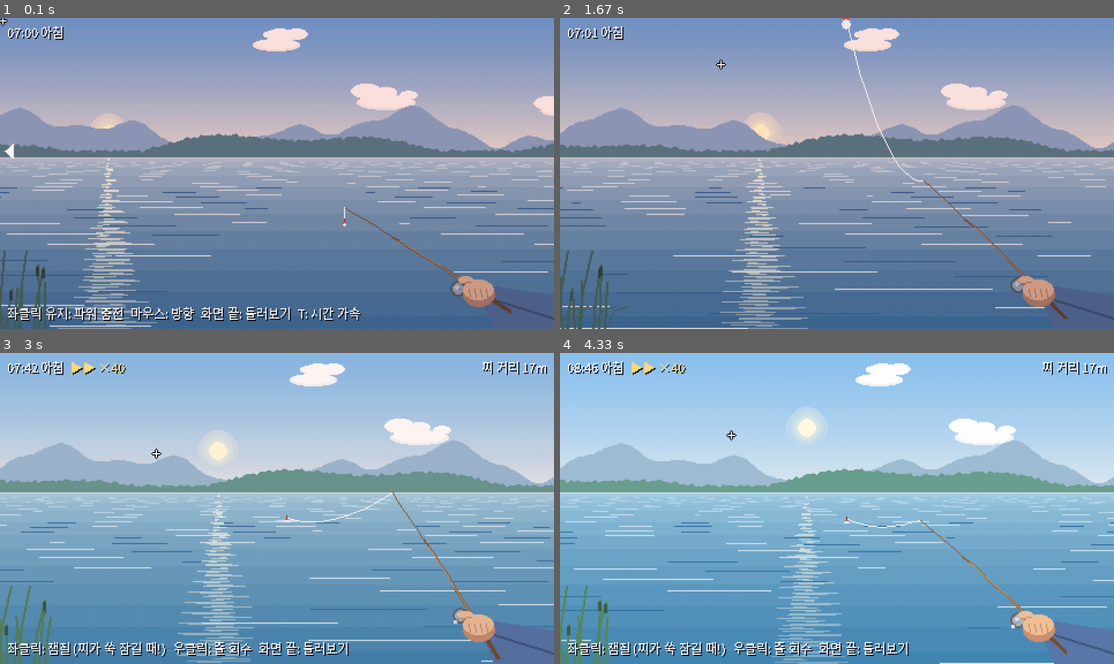
Above: before the commit, frames 1-4 (two rows, left to right).
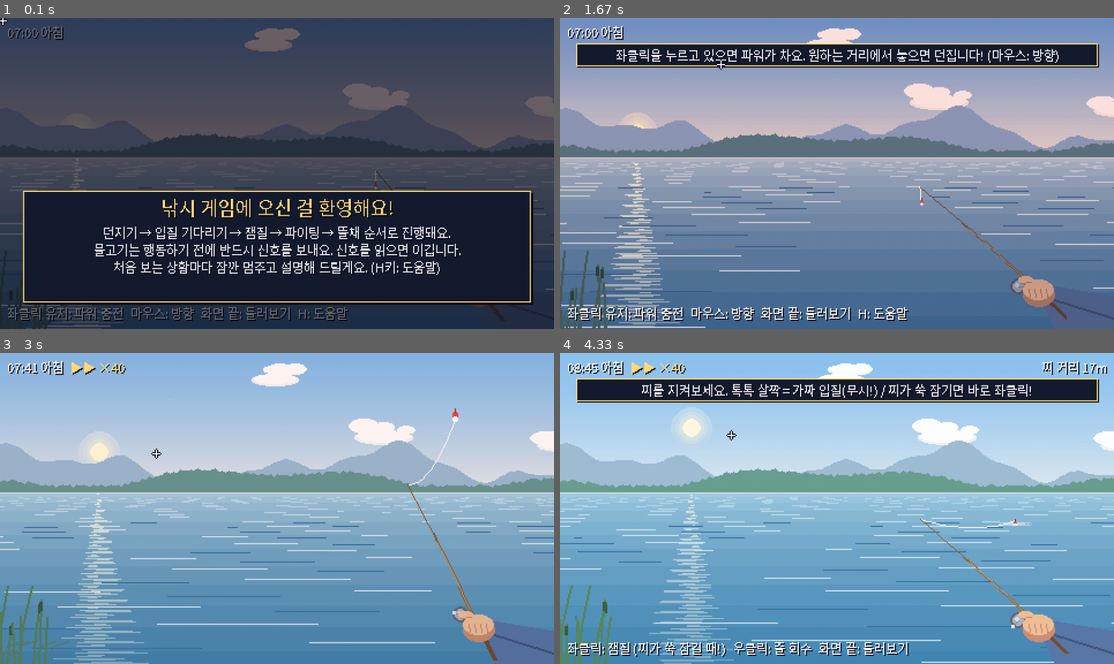
Above: after the commit, the same moments.

Repository: sinsiu60/fishingplanet
Game: pygame game, started from main.py
The game is run twice, just before and just after one commit, with the same random seed, the same clock (stepped at 60 frames per second) and the same inputs.
Inputs (mouse positions are in pixels of both pictures, inside the frame that each line leads up to):
- Up to frame 1 (0.1 s): no input
- Up to frame 2 (1.67 s): move the mouse to (814, 185) at 0.37 s; press the mouse at (692, 58) at 0.87 s; move the mouse to (770, 64) at 0.97 s; release the mouse at (848, 67) at 1.1 s; hold H 1.17-1.47 s; move the mouse to (704, 111) at 1.2 s; press the mouse at (692, 58) at 1.53 s; move the mouse to (720, 64) at 1.63 s
- Up to frame 3 (3 s): release the mouse at (188, 405) at 1.77 s; press the mouse at (132, 393) at 1.87 s; move the mouse to (304, 436) at 1.97 s; release the mouse at (476, 483) at 2.1 s; tap T at 2.17 s; press the mouse at (132, 393) at 2.53 s; move the mouse to (127, 468) at 2.63 s; release the mouse at (121, 542) at 2.77 s; click (155, 452) at 2.92 s
- Up to frame 4 (4.33 s): click (670, 623) at 3.25 s; click (726, 533) at 3.75 s; click (731, 433) at 4.32 s

The runs differ from the first frame. In frame 1, 100% of the frame differs, in the area x 0-100%, y 0-100%; in frame 2, 25%; in frame 3, 19%; in frame 4, 24%.

Commit message:
튜토리얼 추가 + 지친 물고기 감을 때 바늘 빠지는 문제 수정
- 지친/멈춘 물고기를 감는 동안 장력이 초록 구간에 유지되도록 수정
  (기존: 드랙 최대가 아니면 감고 있어도 느슨 구간 → 바늘 빠짐)
- 지친 상태에선 바늘 빠짐 속도 절반, 대신 빨간 구간 줄 손상 0.8 → 1.3
- 튜토리얼: 환영 카드, 캐스팅/입질 가이드 배너, 처음 보는 신호·상황마다
  일시정지 설명 카드(대상 강조), H키 도움말
- 설정 저장(settings.json): 튜토리얼 진행, 화면 흔들림

Co-Authored-By: Claude Opus 5.5 <noreply@anthropic.com>
Claude-Session: https://claude.ai/code/session_01XkZZxEWm7K26sk4a4EAFMF

Diff:
--- a/data/fishing_config.json
+++ b/data/fishing_config.json
@@ -80,7 +80,7 @@
     "rod_align_lateral": 0.5,
     "center_pull_when_opposed": 0.08,
     "max_fish_angle": 0.5,
-    "line_damage_per_tension": 1.0,
+    "line_damage_per_tension": 1.3,
     "line_damage_over100_mult": 2.0,
     "hook_slack_rate": 18,
     "hook_slack_extra_per_tension": 0.6,
@@ -108,7 +108,10 @@
     "screen_shake": true,
     "shake_start_tension": 70,
     "shake_max_px": 2.0,
-    "net_pause_grace_sec": 0.04
+    "net_pause_grace_sec": 0.04,
+    "calm_reel_floor": 8,
+    "calm_reel_floor_per_drag": 12,
+    "hook_slack_mult_calm": 0.5
   },
   "fish_ai": {
     "_설명": "물고기 행동 공통 수치. 종별 값은 fish.json이 우선.",
--- a/src/core/paths.py
+++ b/src/core/paths.py
@@ -39,6 +39,7 @@
 
 
 def save_dir() -> Path:
-    path = _documents_dir() / "FishingPlanet"
+    override = os.environ.get("FISHING_SAVE_DIR")  # 테스트용
+    path = Path(override) if override else _documents_dir() / "FishingPlanet"
     os.makedirs(path, exist_ok=True)
     return path
--- a/src/fishing/fight.py
+++ b/src/fishing/fight.py
@@ -202,6 +202,11 @@
             over = target - self.drag_limit
             payout = over * cfg["payout_speed_per_tension"]
             target = self.drag_limit + over * cfg["drag_overflow_keep"]
+        if reeling and calm:
+            # 지친 물고기를 감는 중엔 물고기 무게만큼 줄이 당겨짐 → 장력은 초록 구간 안에 유지
+            # (드랙 풀림 계산 뒤에 적용: 저항이 없으니 줄은 풀리지 않는다)
+            floor = self.green_low + cfg["calm_reel_floor"] + cfg["calm_reel_floor_per_drag"] * drag_frac
+            target = max(target, floor)
         if b.is_active:
             target += math.sin(self.elapsed * 13.0) * 2.5 + math.sin(self.elapsed * 5.3) * 2.0
         self.target = target
@@ -249,7 +254,10 @@
 
         # 바늘 빠짐 (느슨 구간에서 증가)
         if self.tension < self.green_low:
-            self.hook += (cfg["hook_slack_rate"] + (self.green_low - self.tension) * cfg["hook_slack_extra_per_tension"]) * dt
+            rate = cfg["hook_slack_rate"] + (self.green_low - self.tension) * cfg["hook_slack_extra_per_tension"]
+            if calm:
+                rate *= cfg["hook_slack_mult_calm"]  # 몸부림이 없으니 바늘이 덜 빠짐
+            self.hook += rate * dt
         else:
             self.hook -= cfg["hook_recover_rate"] * dt
         self.hook = clamp(self.hook, 0, 100)
--- /dev/null
+++ b/src/save/settings.py
@@ -0,0 +1,34 @@
+"""설정 저장 (내 문서/FishingPlanet/settings.json). 튜토리얼 진행, 화면 흔들림 등."""
+import json
+
+from src.core.paths import save_dir
+
+DEFAULTS = {"tutorial_seen": [], "screen_shake": True}
+
+
+class Settings:
+    def __init__(self):
+        self.data = dict(DEFAULTS)
+        try:
+            with open(self._path(), encoding="utf-8") as f:
+                self.data.update(json.load(f))
+        except (OSError, ValueError):
+            pass
+
+    @staticmethod
+    def _path():
+        return save_dir() / "settings.json"
+
+    def get(self, key):
+        return self.data.get(key, DEFAULTS.get(key))
+
+    def set(self, key, value) -> None:
+        self.data[key] = value
+        self.save()
+
+    def save(self) -> None:
+        try:
+            with open(self._path(), "w", encoding="utf-8") as f:
+                json.dump(self.data, f, ensure_ascii=False, indent=2)
+        except OSError:
+            pass  # 저장 실패해도 게임은 계속
--- a/src/scene/fishing_scene.py
+++ b/src/scene/fishing_scene.py
@@ -18,17 +18,19 @@
 from src.render.fish_draw import draw_catch_cut, draw_jump, draw_net_scene
 from src.render.palette import Palette
 from src.render.rod import draw_rod, rod_geometry
+from src.save.settings import Settings
 from src.scene.base import Scene
 from src.ui import fight_hud, hud
+from src.ui import tutorial as tut
 
 HINTS = {
-    CastState.READY: "좌클릭 유지: 파워 충전   마우스: 방향   화면 끝: 둘러보기   T: 시간 가속",
+    CastState.READY: "좌클릭 유지: 파워 충전   마우스: 방향   화면 끝: 둘러보기   H: 도움말",
     CastState.CHARGING: "놓으면 던지기   우클릭: 취소",
     CastState.SWING: "",
     CastState.FLIGHT: "",
     CastState.LANDED: "좌클릭: 챔질 (찌가 쑥 잠길 때!)   우클릭: 줄 회수   화면 끝: 둘러보기",
     CastState.RETRIEVE: "줄 감는 중...",
-    CastState.HOOKED: "좌클릭 유지: 감기   우클릭: 숙이기   Q/E·휠: 드랙   마우스: 버티는 방향   F1: 수치",
+    CastState.HOOKED: "좌클릭 유지: 감기   우클릭: 숙이기   Q/E·휠: 드랙   마우스: 버티기   H: 도움말",
 }
 NET_HINT = "몸부림이 멈춘 순간 좌클릭!"
 GOOD = (140, 240, 150)
@@ -36,7 +38,7 @@
 INFO = (255, 235, 170)
 LOOK_STATES = (CastState.READY, CastState.LANDED)
 
-# 처음 몇 번은 예고 신호의 의미를 알려준다 (DESIGN.md 4장)
+# 튜토리얼 카드를 본 뒤 한 번 더 짧게 상기시킨다 (DESIGN.md 4장)
 TIPS = {
     "telegraph:rush": "꼬리 물보라 = 돌진! 드랙을 낮추고(Q) 감기를 멈추세요",
     "telegraph:jump": "그림자가 커진다 = 점프! 정점에서 우클릭",
@@ -44,7 +46,8 @@
     "action:charge": "멈췄다 = 힘 모으기! 지금 확 감으세요",
     "tired": "지쳤다! 드랙을 올리고(E) 크게 감으세요",
 }
-TIP_REPEAT = 2
+TIP_REPEAT = 1
+SLACK_RED_CARD_SEC = 0.6  # 이 시간 이상 느슨/빨강이면 튜토리얼 카드
 
 
 class FishingScene(Scene):
@@ -77,7 +80,12 @@
         self.fx_t = 0.0
         self.tip_counts: dict[str, int] = {}
         self.debug = False
-        self.shake_on = self.fish_cfg["fight"]["screen_shake"]
+        self.settings = Settings()
+        self.tutorial = tut.Tutorial(self.settings)
+        self.card: dict | None = None    # 튜토리얼 카드 (표시 중엔 게임 정지)
+        self.help = False                # H 도움말 (표시 중엔 게임 정지)
+        self.slack_t = self.red_t = 0.0
+        self.shake_on = self.settings.get("screen_shake")
         self.shake_kick = 0.0
         self.reel_loop = None
         self.t = 0.0
@@ -86,17 +94,44 @@
         self.idle_ripple_t = 0.0
         self.wake_t = 0.0
         pygame.mouse.set_visible(False)
+        if self.tutorial.want("welcome"):
+            self._open_card("welcome", None)
+
+    def _open_card(self, key: str, focus: str | None) -> None:
+        self.card = {"key": key, "focus": focus, "t": 0.0}
+
+    def _card_focus(self):
+        focus = self.card["focus"]
+        if focus == "gauge":
+            return (14, 114)
+        if focus == "fish" and self.fight is not None:
+            return self._fish_screen()
+        return None
 
     # ───────────────────────── 입력 ─────────────────────────
     def handle_event(self, event: pygame.event.Event) -> None:
         f = self.fight
+        if event.type == pygame.MOUSEBUTTONUP and event.button == 1:
+            self.cast.release(self.cam.yaw)
+            return
+        if self.help:
+            if event.type == pygame.MOUSEBUTTONDOWN or (event.type == pygame.KEYDOWN and event.key == pygame.K_h):
+                self.help = False
+            return
+        if self.card is not None:
+            if event.type == pygame.MOUSEBUTTONDOWN and self.card["t"] > 0.35:
+                self.card = None
+            return
         if event.type == pygame.KEYDOWN:
-            if event.key == pygame.K_t:
+            if event.key == pygame.K_h:
+                self.help = True
+            elif event.key == pygame.K_t:
                 self.clock.fast = not self.clock.fast
             elif event.key == pygame.K_F1:
                 self.debug = not self.debug
             elif event.key == pygame.K_F2:
                 self.shake_on = not self.shake_on
+                self.settings.set("screen_shake", self.shake_on)
                 self.toasts.show("화면 흔들림 " + ("켬" if self.shake_on else "끔"), INFO, 1.2, 11)
             elif f and event.key == pygame.K_q:
                 f.change_drag(-1)
@@ -109,8 +144,6 @@
                 self._left_click()
             elif event.button == 3:
                 self._right_click()
-        elif event.type == pygame.MOUSEBUTTONUP and event.button == 1:
-            self.cast.release(self.cam.yaw)
 
     def _left_click(self) -> None:
         c, f = self.cast, self.fight
@@ -128,6 +161,7 @@
         c.jerk()
         result = self.bite.hookset()
         if result == "hooked":
+            self.tutorial.mark("guide_wait")
             c.hooked()
             self.sfx.play("hookset")
             self.toasts.show("챔질 성공!", GOOD, 1.0)
@@ -164,6 +198,9 @@
         self.fight = Fight(fish, size, c.current_distance(), angle, self.cam.yaw)
         self.bite.shadow = None
         self.end_t = 0.0
+        self.slack_t = self.red_t = 0.0
+        if self.tutorial.want("fight_intro"):
+            self._open_card("fight_intro", "gauge")
 
     def _end_fight(self) -> None:
         self.fight = None
@@ -173,6 +210,17 @@
 
     # ───────────────────────── 로직 (60틱 고정) ─────────────────────────
     def update(self, dt: float) -> None:
+        if self.card is not None or self.help:
+            # 튜토리얼 카드·도움말: 게임 정지 (예고 시간도 흐르지 않음)
+            if self.card is not None:
+                self.card["t"] += dt
+            mx, my = self.game.screen.to_canvas(pygame.mouse.get_pos())
+            self.mouse = (int(clamp(mx, 0, self.cam.width - 1)), int(clamp(my, 0, self.cam.height - 1)))
+            if self.reel_loop:
+                self.sfx.loop(self.reel_loop, False)
+                self.reel_loop = None
+            self.game.screen.shake = (0, 0)
+            return
         self.t += dt
         self.clock.update(dt)
         self.clouds.update(dt)
@@ -248,6 +296,15 @@
         f.events.clear()
         if f.phase != "fight":
             return
+        # 처음으로 느슨/빨간 구간에 머물면 설명
+        zone = f.zone()
+        self.slack_t = self.slack_t + dt if zone == "slack" else 0.0
+        self.red_t = self.red_t + dt if zone == "red" else 0.0
+        if self.card is None:
+            if self.slack_t > SLACK_RED_CARD_SEC and self.tutorial.want("slack"):
+                self._open_card("slack", "gauge")
+            elif self.red_t > SLACK_RED_CARD_SEC and self.tutorial.want("red"):
+                self._open_card("red", "gauge")
 
         # 예고 신호 연출
         b = f.brain
@@ -300,6 +357,7 @@
 
     # ───────────────────────── 이벤트 ─────────────────────────
     def _splash(self) -> None:
+        self.tutorial.mark("guide_cast")
         c = self.cast
         self._splash_at(c.bx, c.bz, big=1.0)
         self.sfx.play("splash")
@@ -345,7 +403,10 @@
     def _on_fight_event(self, ev: str) -> None:
         f = self.fight
         x, z = f.fish_xz()
-        self._tip(ev)
+        if ev in tut.CARDS and self.card is None and self.tutorial.want(ev):
+            self._open_card(ev, None if ev == "net_start" else "fish")
+        else:
+            self._tip(ev)
         if ev == "telegraph:rush":
             self.sfx.play("splash_small", 0.7)
         elif ev == "telegraph:jump":
@@ -459,6 +520,15 @@
                 hud.draw_hint(canvas, pal, hint)
             hud.draw_look_arrows(canvas, pal, self.look_left, self.look_right, t)
         self.toasts.draw(canvas)
+        if f is None and self.card is None:
+            if not self.tutorial.is_seen("guide_cast") and c.state in (CastState.READY, CastState.CHARGING):
+                tut.draw_guide(canvas, "guide_cast", t)
+            elif not self.tutorial.is_seen("guide_wait") and c.state == CastState.LANDED:
+                tut.draw_guide(canvas, "guide_wait", t)
+        if self.card is not None:
+            tut.draw_card(canvas, self.card["key"], self._card_focus(), self.card["t"])
+        if self.help:
+            tut.draw_help(canvas)
         hud.draw_cursor(canvas, self.mouse)
 
     def _rod_geo(self) -> dict:
--- a/src/ui/hud.py
+++ b/src/ui/hud.py
@@ -15,6 +15,22 @@
     canvas.blit(shadow, rect.move(1, 1))
     canvas.blit(img, rect)
     return rect
+
+
+def wrap_text(s: str, max_w: int, size: int = 11) -> list[str]:
+    """픽셀 폭 기준 줄바꿈 (공백 단위)."""
+    font = get_font(size)
+    lines, cur = [], ""
+    for word in s.split(" "):
+        cand = f"{cur} {word}".strip()
+        if cur and font.size(cand)[0] > max_w:
+            lines.append(cur)
+            cur = word
+        else:
+            cur = cand
+    if cur:
+        lines.append(cur)
+    return lines
 
 
 def draw_clock(canvas, pal, label: str, fast: bool, mult: int) -> None:
--- /dev/null
+++ b/src/ui/tutorial.py
@@ -0,0 +1,181 @@
+"""튜토리얼: 처음 보는 상황마다 게임을 멈추고 설명 카드를 띄운다 (한 번씩만).
+
+- 카드(card): 일시정지 + 대상 강조 + 설명. 클릭하면 계속.
+- 가이드(guide): 멈추지 않는 상단 안내 배너 (캐스팅·입질 단계).
+- 도움말(help): H키로 언제든 조작법·예고 신호 표.
+"""
+import math
+
+import pygame
+
+from src.ui.hud import SHADOW, text, wrap_text
+
+CARDS = {
+    "welcome": ("낚시 게임에 오신 걸 환영해요!", [
+        "던지기 → 입질 기다리기 → 챔질 → 파이팅 → 뜰채 순서로 진행돼요.",
+        "물고기는 행동하기 전에 반드시 신호를 보내요. 신호를 읽으면 이깁니다.",
+        "처음 보는 상황마다 잠깐 멈추고 설명해 드릴게요. (H키: 도움말)",
+    ]),
+    "fight_intro": ("파이팅 시작!", [
+        "왼쪽 장력 게이지를 초록 구간에 유지하세요.",
+        "위 빨강 = 줄이 상함(줄 게이지↓) / 아래 = 느슨해서 바늘이 빠짐(바늘 게이지↑)",
+        "좌클릭 유지: 감기   Q/E·휠: 드랙   마우스: 물고기 반대로 버티기",
+    ]),
+    "telegraph:rush": ("꼬리 물보라 → 돌진!", [
+        "곧 세게 끌고 도망갑니다.",
+        "Q로 드랙을 낮추고 감기를 멈춰서 줄이 풀리게 두세요.",
+    ]),
+    "telegraph:jump": ("그림자가 커진다 → 점프!", [
+        "물고기가 수면 위로 뛰어오릅니다.",
+        "가장 높이 떴을 때 우클릭(낚싯대 숙이기) = PERFECT! 놓치면 바늘이 빠지기 쉬워요.",
+    ]),
+    "telegraph:turn": ("줄이 한쪽으로 쏠린다 → 방향 전환!", [
+        "줄이 휘는 쪽으로 도망갑니다.",
+        "마우스를 반대쪽으로 옮겨 버티면 장력이 덜 오르고 덜 끌려가요.",
+    ]),
+    "action:charge": ("움직임이 멈췄다 → 힘 모으기", [
+        "지금이 기회! 좌클릭으로 확 감으세요 (평소보다 훨씬 빨리 감겨요).",
+        "멈춤이 끝나면 곧 돌진하니 대비하세요.",
+    ]),
+    "tired": ("지쳤다 → 빈틈!", [
+        "저항이 약해졌어요. 계속 감으면 장력은 초록에 유지됩니다.",
+        "E로 드랙을 올리면 더 빨리 감겨요. 감기를 멈추면 줄이 느슨해져요.",
+    ]),
+    "slack": ("줄이 느슨해요!", [
+        "장력이 초록 아래면 바늘 게이지가 차오릅니다. 가득 차면 바늘이 빠져요.",
+        "좌클릭으로 감아서 장력을 올리세요.",
+    ]),
+    "red": ("빨간 구간!", [
+        "장력이 너무 높아서 줄이 상하고 있어요. 줄 게이지가 0이면 끊어집니다.",
+        "감기를 멈추거나 Q로 드랙을 낮추세요.",
+    ]),
+    "net_start": ("뜰채!", [
+        "물고기가 눈앞에서 좌우로 몸부림칩니다.",
+        "몸부림이 딱 멈춘 순간 좌클릭으로 뜨세요. 놓치면 다시 도망가요.",
+    ]),
+}
+
+GUIDES = {
+    "guide_cast": "좌클릭을 누르고 있으면 파워가 차요. 원하는 거리에서 놓으면 던집니다! (마우스: 방향)",
+    "guide_wait": "찌를 지켜보세요. 톡톡 살짝 = 가짜 입질(무시!) / 찌가 쑥 잠기면 바로 좌클릭!",
+}
+
+HELP_CONTROLS = [
+    ("던지기", "좌클릭 유지 → 놓기 (마우스로 방향)"),
+    ("챔질", "찌가 쑥 잠길 때 좌클릭 (톡톡은 가짜)"),
+    ("감기", "좌클릭 유지"),
+    ("낚싯대 숙이기", "우클릭 (점프 정점 = PERFECT)"),
+    ("드랙", "Q 낮추기 / E 올리기 / 휠"),
+    ("버티기", "마우스를 물고기 반대쪽으로"),
+    ("기타", "우클릭: 줄 회수  T: 시간 가속  F1: 수치  F2: 흔들림"),
+]
+HELP_SIGNALS = [
+    ("꼬리 물보라", "돌진", "드랙 낮추고 감기 멈춤"),
+    ("그림자 커짐 + 기포", "점프", "정점에 우클릭"),
+    ("줄 쏠림", "방향 전환", "마우스 반대로"),
+    ("멈춤", "힘 모으기", "확 감기"),
+    ("지침", "빈틈", "드랙 올리고 크게 감기"),
+]
+
+PANEL = (22, 28, 48)
+BORDER = (255, 220, 120)
+
+
+class Tutorial:
+    def __init__(self, settings):
+        self.settings = settings
+        self.seen = set(settings.get("tutorial_seen"))
+
+    def is_seen(self, key: str) -> bool:
+        return key in self.seen
+
+    def want(self, key: str) -> bool:
+        """처음이면 True를 돌려주고 본 것으로 기록."""
+        if key in self.seen:
+            return False
+        self.mark(key)
+        return True
+
+    def mark(self, key: str) -> None:
+        if key not in self.seen:
+            self.seen.add(key)
+            self.settings.set("tutorial_seen", sorted(self.seen))
+
+    def reset(self) -> None:
+        self.seen.clear()
+        self.settings.set("tutorial_seen", [])
+
+
+def _dim(canvas, focus=None, radius: int = 0, alpha: int = 150) -> None:
+    w, h = canvas.get_size()
+    shade = pygame.Surface((w, h), pygame.SRCALPHA)
+    shade.fill((6, 8, 20, alpha))
+    if focus:
+        pygame.draw.circle(shade, (0, 0, 0, 0), (int(focus[0]), int(focus[1])), radius)
+    canvas.blit(shade, (0, 0))
+
+
+def draw_card(canvas, key: str, focus, t: float) -> None:
+    title, raw = CARDS[key]
+    w, h = canvas.get_size()
+    pw = 440
+    lines = [ln for r in raw for ln in wrap_text(r, pw - 24)]
+    radius = 0
+    if focus:
+        radius = 22 + int(2 * math.sin(t * 6))
+    _dim(canvas, focus, radius)
+    if focus:
+        pygame.draw.circle(canvas, BORDER, (int(focus[0]), int(focus[1])), radius, 1)
+    ph = 34 + len(lines) * 15 + 18
+    x = (w - pw) // 2
+    # 강조 대상과 겹치지 않게 위/아래 선택
+    y = 150 if not focus or focus[1] < 130 else 30
+    canvas.fill(SHADOW, (x + 2, y + 2, pw, ph))
+    canvas.fill(PANEL, (x, y, pw, ph))
+    pygame.draw.rect(canvas, BORDER, (x, y, pw, ph), 1)
+    text(canvas, title, (w // 2, y + 14), BORDER, 16, "center")
+    for i, ln in enumerate(lines):
+        text(canvas, ln, (w // 2, y + 36 + i * 15), (232, 236, 245), 11, "center")
+    if t > 0.35 and int(t * 2) % 2 == 0:
+        text(canvas, "클릭해서 계속", (w // 2, y + ph - 9), (160, 170, 195), 11, "center")
+
+
+def draw_guide(canvas, key: str, t: float) -> None:
+    w = canvas.get_width()
+    s = GUIDES[key]
+    pw, ph = 452, 20
+    x, y = (w - pw) // 2, 22
+    canvas.fill(SHADOW, (x + 1, y + 1, pw, ph))
+    canvas.fill(PANEL, (x, y, pw, ph))
+    border = BORDER if int(t * 2) % 2 == 0 else (200, 170, 90)
+    pygame.draw.rect(canvas, border, (x, y, pw, ph), 1)
+    text(canvas, s, (w // 2, y + ph // 2), (240, 240, 250), 11, "center")
+
+
+def draw_help(canvas) -> None:
+    w, h = canvas.get_size()
+    _dim(canvas, alpha=190)
+    pw, ph = 450, 250
+    x, y = (w - pw) // 2, (h - ph) // 2
+    canvas.fill(PANEL, (x, y, pw, ph))
+    pygame.draw.rect(canvas, BORDER, (x, y, pw, ph), 1)
+    text(canvas, "도움말", (w // 2, y + 11), BORDER, 16, "center")
+    yy = y + 24
+    text(canvas, "조작", (x + 10, yy), (150, 200, 255), 11)
+    yy += 13
+    for name, desc in HELP_CONTROLS:
+        text(canvas, name, (x + 14, yy), (255, 240, 200), 11)
+        text(canvas, desc, (x + 100, yy), (230, 232, 240), 11)
+        yy += 12
+    yy += 4
+    text(canvas, "예고 신호 → 행동 → 대응", (x + 10, yy), (150, 200, 255), 11)
+    yy += 13
+    for sig, act, resp in HELP_SIGNALS:
+        text(canvas, sig, (x + 14, yy), (255, 240, 200), 11)
+        text(canvas, act, (x + 140, yy), (255, 170, 150), 11)
+        text(canvas, resp, (x + 220, yy), (230, 232, 240), 11)
+        yy += 12
+    yy += 6
+    text(canvas, "장력은 초록 구간 유지! 빨강 = 줄 손상, 아래 = 바늘 빠짐", (w // 2, yy + 4), (140, 230, 150), 11,
+         "center")
+    text(canvas, "H 또는 클릭: 닫기", (w // 2, y + ph - 9), (160, 170, 195), 11, "center")
Not shown, changed: DESIGN.md
